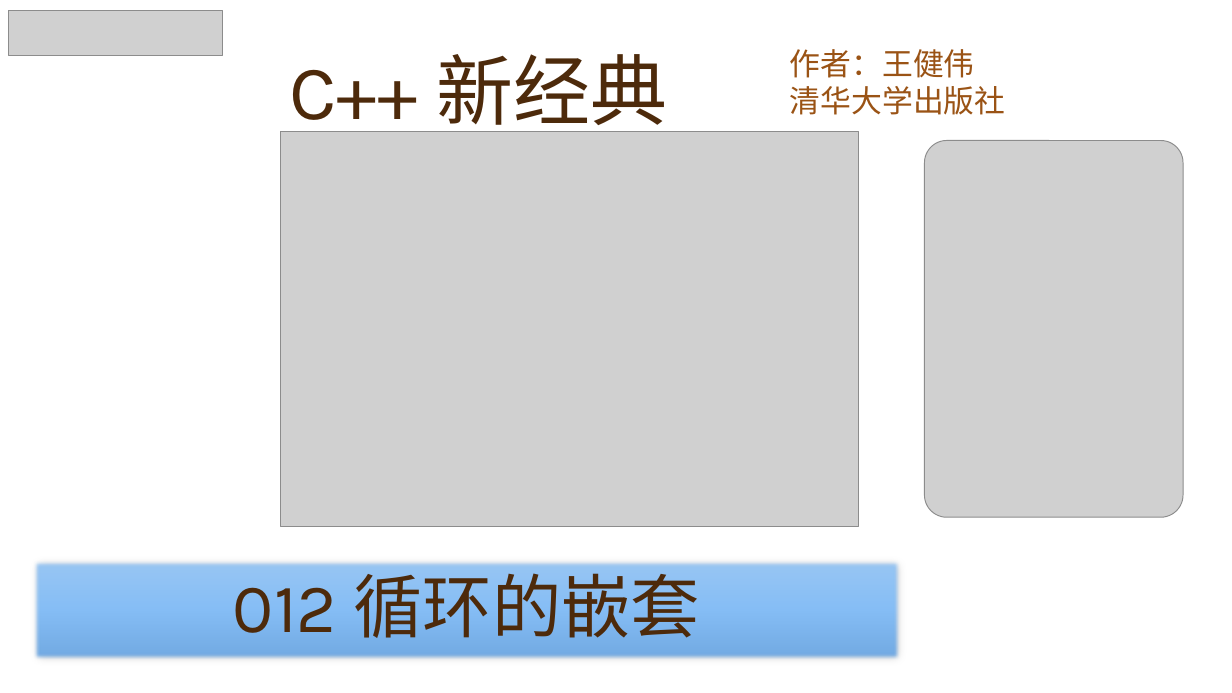
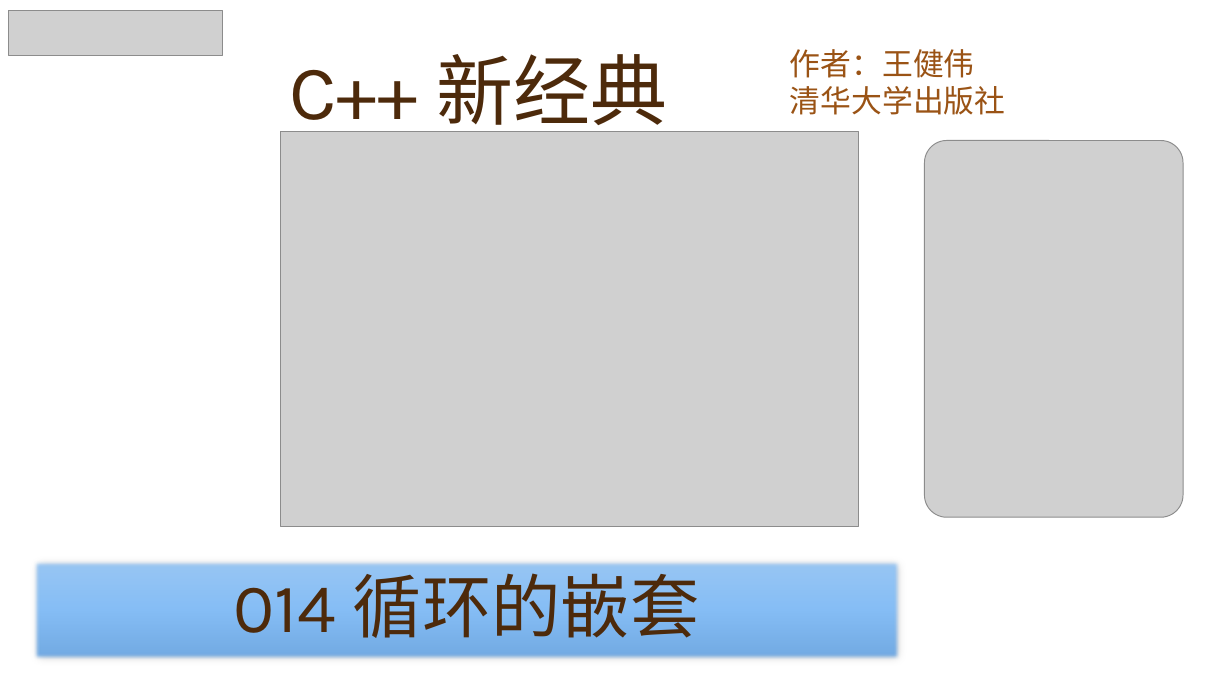
Before and after one commit to yasenstar/learn_cpp, a slide deck: slide 14 of cpp_new/C++ 新经典.pptx (slide 13 before the commit). Drawn at 1232x693 pixels with LibreOffice and Linux fonts; fonts in the diff are those of the drawing; grey boxes stand for pictures; background and template pictures are left out. Boxes give left, top, right and bottom in pixels: in the first picture for what was removed or moved away, otherwise in the second. Text is boxed around its words. In the diff, an @@ line names an element or a change of style, - is before the commit and + after.

```diff
--- a/cpp_new/C++ 新经典.pptx
+++ b/cpp_new/C++ 新经典.pptx
@@ text in rectangle at (234, 562, 699, 638): text changed @@
-012 循环的嵌套
+014 循环的嵌套
```
Also in this commit, not shown: 2 other slides changed, 1 slide added, 2 other files.
